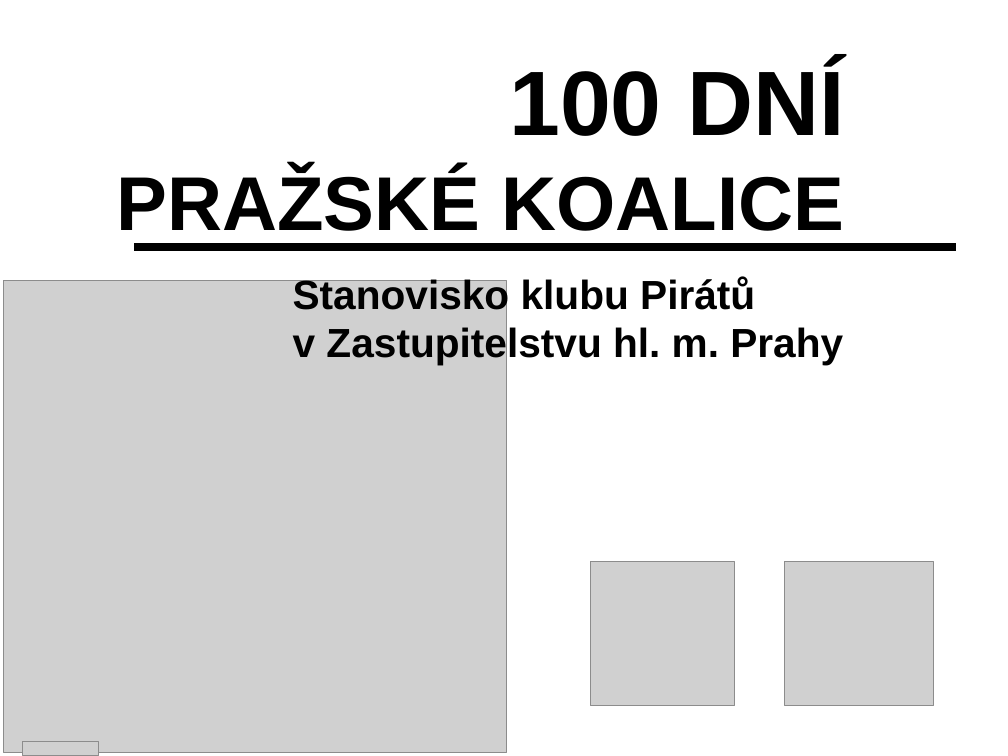
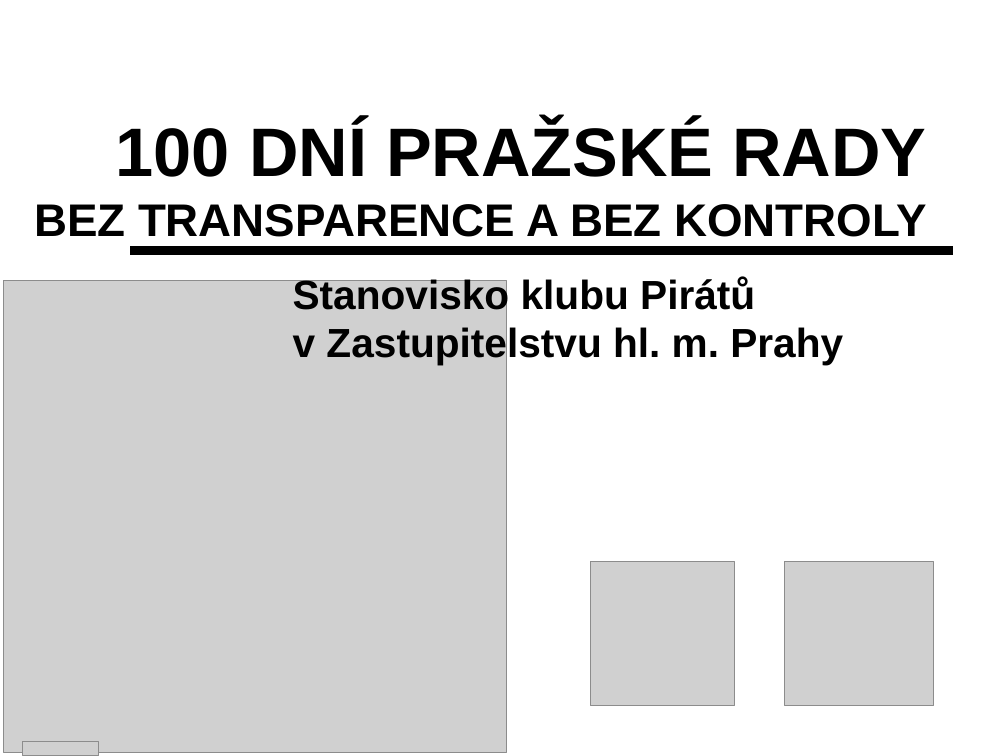
Before and after one commit to pirati-cz/KlubPraha, a slide deck: slide 1 of prezentace/2015/prezentace.odp. Drawn at 1008x756 pixels with LibreOffice and Linux fonts; fonts in the diff are those of the drawing; grey boxes stand for pictures. Boxes give left, top, right and bottom in pixels: in the first picture for what was removed or moved away, otherwise in the second. Text is boxed around its words. In the diff, an @@ line names an element or a change of style, - is before the commit and + after.

```diff
--- a/prezentace/2015/prezentace.odp
+++ b/prezentace/2015/prezentace.odp
@@ title at (34,122,926,237): text changed; size 60 to 36 pt @@
-100 DNÍ
-PRAŽSKÉ KOALICE
+100 DNÍ PRAŽSKÉ RADY
+BEZ TRANSPARENCE A BEZ KONTROLY
@@ parallelogram: place and size @@
-parallelogram at (134,243,957,252)
+parallelogram at (130,246,953,254)
```
Also in this commit, not shown: 3 other slides changed, 1 slide added, 1 slide removed.
